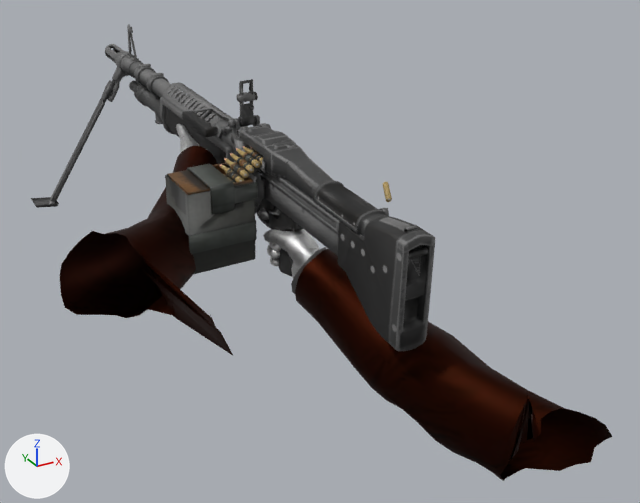
The OBJ model GameData/Animations/LMG/Fire/frame_27.obj: old version first, new version second.
Before and after are seen from a 50 mm camera at (-0.84, -1.4, 0.5) aimed at (0.22, 0.53, -0.47). Arrows for +X, +Y and +Z are at lower left; the lights stay in place. Where no turn or scale is listed for an object, it has been applied to the vertices.
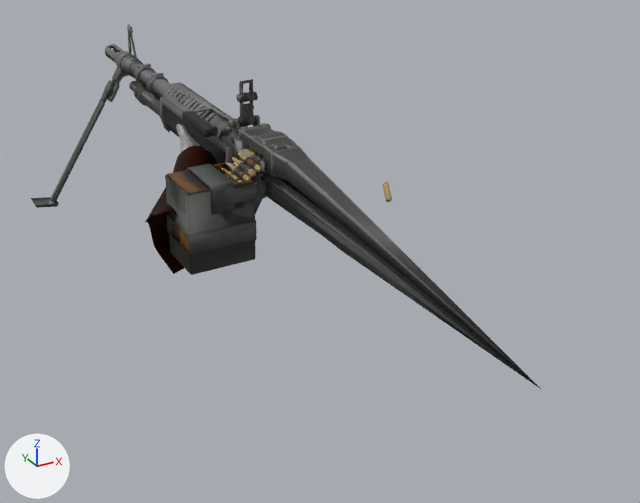
Boxes (x1, y1, x2, y2) around the edits, measured in the pictures (640 x 503 px):
'PlayerModelMerged.001_PlayerModelMerged', reshaped: before (60, 124, 612, 481); after (145, 124, 217, 274)
'Mesh.005', reshaped (26% wider, 12% taller): before (31, 24, 435, 351); after (31, 24, 542, 390)
'Mesh.001', reshaped (8% shorter): before (220, 146, 263, 183); after (222, 149, 263, 183)
part 1 of me_mesh_001, added: after (228, 153, 263, 183)
part 2 of me_mesh_001, added: after (222, 149, 262, 182)
part 3 of me_mesh_001, cut back: before (220, 146, 263, 183)
part 4 of me_mesh_005, deleted (black): before (155, 113, 428, 277)
part 5 of me_mesh_005, cut back: before (105, 44, 435, 351); after (108, 49, 272, 183)
part 6 of me_mesh_005, added: after (261, 161, 542, 390)
part 7 of me_mesh_005, surface changed: (116, 48, 255, 102) in both
part 8 of me_playermodelmerged_001_playermodelmerged, deleted: before (258, 208, 320, 278)
part 9 of me_playermodelmerged_001_playermodelmerged, deleted (black): before (295, 249, 612, 481)
part 10 of me_playermodelmerged_001_playermodelmerged, deleted: before (291, 247, 326, 294)
part 11 of me_playermodelmerged_001_playermodelmerged, deleted: before (60, 211, 233, 355)

The change, as a list of edits to the scene's bpy script:
```text
Change me_mesh_001:
    used by ob_mesh_001; location = (0.0, 0.0, 0.0)
    remove me_mesh_001.from_pydata(...)  # 1411 vertices, 2709 faces; spans x -0.0406..0.0788, y 0.5077..0.632, z -0.2685..-0.1684
    add me_mesh_001.from_pydata(...)  # 809 vertices, 1429 faces, 3 loose edges; spans x -0.0234..0.0862, y 0.5089..0.6323, z -0.2673..-0.1752
    me_mesh_001 part 1: a new loose piece of 445 vertices spanning x -0.0234..0.0862, y 0.5233..0.5718, z -0.24..-0.1752, in mat_lambert1 (picture img_lambert1_base_color_png)
    me_mesh_001 part 2: a new loose piece of 281 vertices spanning x -0.0217..0.0624, y 0.5089..0.6323, z -0.2403..-0.1766, in mat_bulletsandcasings (picture img_bulletsandcasings_base_color_png)
    me_mesh_001 part 3: 1385 vertices removed from x -0.0406..0.0788, y 0.5077..0.632, z -0.2448..-0.1684; 3 vertices added at x -0.0216..-0.0183, y 0.5389..0.557, z -0.2253..-0.2231
Change me_mesh_005:
    used by ob_mesh_005; location = (0.0, 0.0, 0.0)
    remove me_mesh_005.from_pydata(...)  # 10811 vertices, 20781 faces, 17 loose edges; spans x -0.31..0.41, y -0.08..1.82, z -0.62..0.0
    add me_mesh_005.from_pydata(...)  # 3878 vertices, 6644 faces, 13 loose edges; spans x -0.31..0.14, y -0.44..1.82, z -0.62..0.0
    me_mesh_005 part 4: 19 loose pieces with 1958 vertices, spanning x -0.1..0.41, y -0.08..1.68, z -0.62..-0.13, are deleted
    me_mesh_005 part 5: 221 vertices moved within x -0.11..0.14, y 0.48..1.82, z -0.3..-0.09; 5052 vertices removed from x -0.15..0.15, y -0.08..1.82, z -0.44..-0.06; 76 vertices added at x -0.06..0.11, y 0.51..1.48, z -0.24..-0.02
    me_mesh_005 part 6: 1 vertex added at x 0.12, y -0.44, z -0.33
    me_mesh_005 part 7: 51 kept faces spanning x -0.24..0.1, y 0.5..1.78, z -0.61..-0.05 get new texture (UV) coordinates
Change me_playermodelmerged_001_playermodelmerged:
    used by ob_playermodelmerged_001_playermodelmerged; location = (0.0, 0.0, 0.0)
    remove me_playermodelmerged_001_playermodelmerged.from_pydata(...)  # 1157 vertices, 2192 faces; spans x -0.496..0.46, y -0.329..1.065, z -0.75..-0.205
    add me_playermodelmerged_001_playermodelmerged.from_pydata(...)  # 475 vertices, 890 faces; spans x -0.222..0.145, y 0.548..1.065, z -0.479..-0.205
    me_playermodelmerged_001_playermodelmerged part 8: the loose piece of 328 vertices spanning x 0.043..0.142, y 0.288..0.57, z -0.477..-0.325 is deleted
    me_playermodelmerged_001_playermodelmerged part 9: the loose piece of 208 vertices spanning x 0.025..0.46, y -0.329..0.368, z -0.75..-0.346 is deleted
    me_playermodelmerged_001_playermodelmerged part 10: the loose piece of 40 vertices spanning x 0.027..0.167, y 0.23..0.385, z -0.512..-0.346 is deleted
    me_playermodelmerged_001_playermodelmerged part 11
    106 vertices are removed from x -0.496..-0.135, y -0.03..0.647, z -0.48..-0.236
    210 faces are deleted
```
